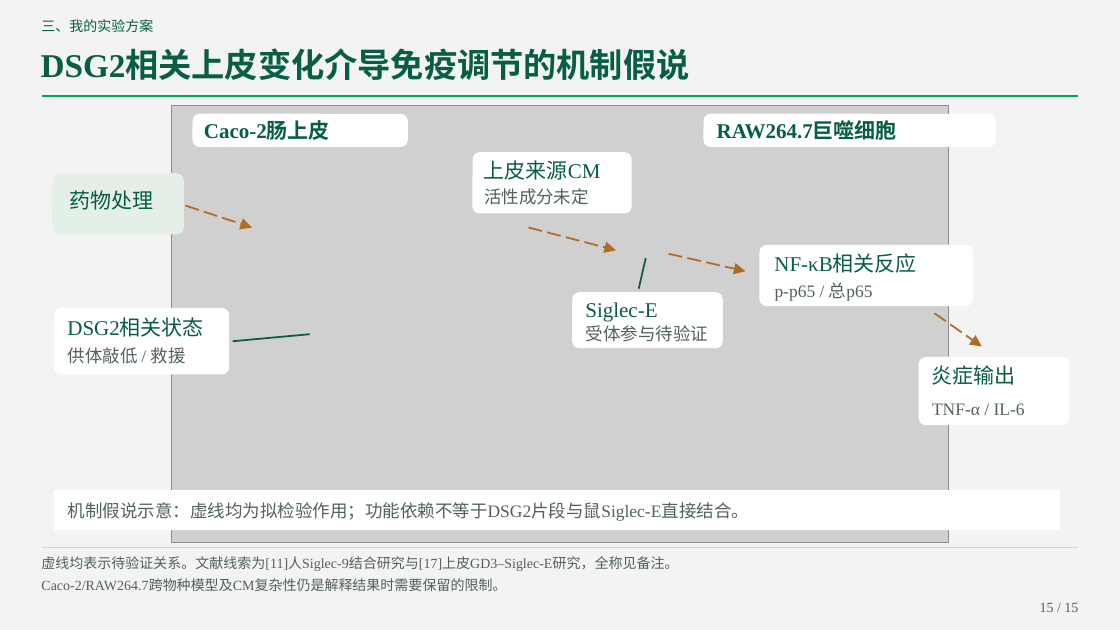
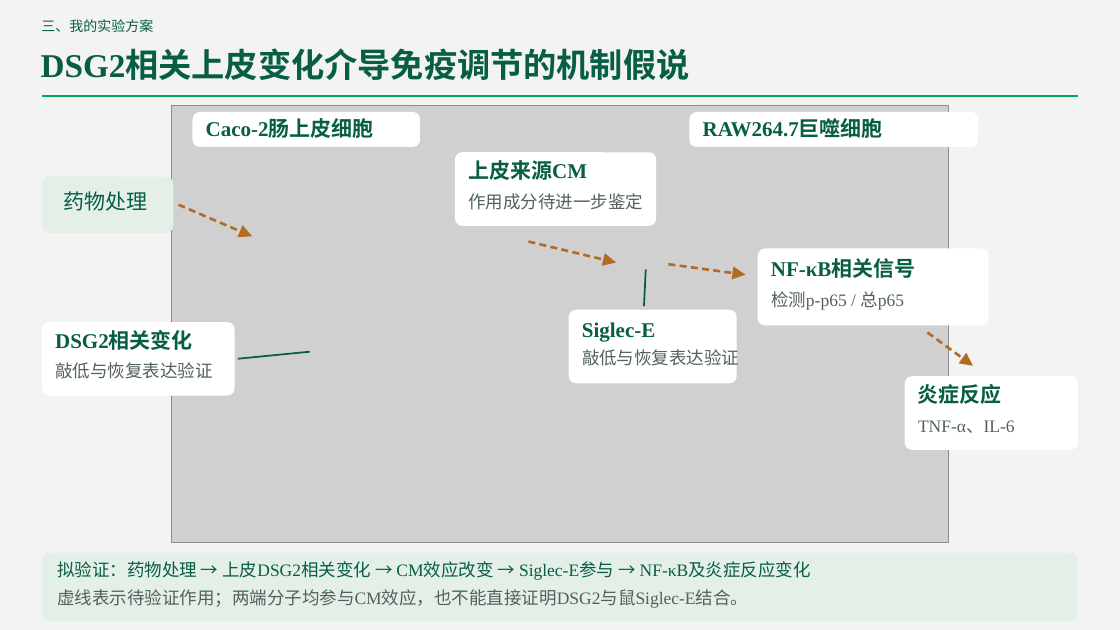
Before and after one commit to lizizhizhi-ai/111111, a slide deck: slide 15 of DSG2_Siglec_journal.pptx. Drawn at 1120x630 pixels with LibreOffice and Linux fonts; fonts in the diff are those of the drawing; grey boxes stand for pictures. Boxes give left, top, right and bottom in pixels: in the first picture for what was removed or moved away, otherwise in the second. Text is boxed around its words. In the diff, an @@ line names an element or a change of style, - is before the commit and + after.

```diff
--- a/DSG2_Siglec_journal.pptx
+++ b/DSG2_Siglec_journal.pptx
@@ rounded rectangle resized from (x1=192, y1=113, x2=408, y2=147) to (x1=192, y1=112, x2=420, y2=147) @@
@@ 2 texts, 1 rounded rectangle moved together from (x1=484, y1=113, x2=996, y2=180) to (x1=468, y1=112, x2=979, y2=180) @@
@@ text at (x1=206, y1=120, x2=374, y2=138): text changed @@
-Caco-2肠上皮
+Caco-2肠上皮细胞
@@ rounded rectangle resized from (x1=52, y1=173, x2=183, y2=234) to (x1=42, y1=176, x2=173, y2=233) @@
@@ rounded rectangle resized from (x1=472, y1=152, x2=632, y2=213) to (x1=455, y1=152, x2=657, y2=226) @@
@@ text "上皮来源CM" at (x1=468, y1=160, x2=587, y2=180): bold on @@
@@ text "药物处理" moved from (x1=69, y1=190, x2=153, y2=210) to (x1=64, y1=191, x2=148, y2=211) @@
@@ text at (x1=468, y1=193, x2=643, y2=210): text changed @@
-活性成分未定
+作用成分待进一步鉴定
@@ rounded rectangle resized from (x1=760, y1=245, x2=973, y2=307) to (x1=758, y1=249, x2=989, y2=326) @@
@@ text at (x1=771, y1=260, x2=916, y2=278): text changed; bold on @@
-NF-κB相关反应
+NF-κB相关信号
@@ freeform shape resized from (x1=639, y1=258, x2=645, y2=288) to (x1=644, y1=270, x2=646, y2=307) @@
@@ text at (x1=771, y1=291, x2=904, y2=310): text changed @@
-p-p65 / 总p65
+检测p-p65 / 总p65
@@ rounded rectangle resized from (x1=55, y1=308, x2=229, y2=375) to (x1=42, y1=322, x2=234, y2=396) @@
@@ proportions changed in 8 elements at (x1=42, y1=176, x2=173, y2=233), (x1=192, y1=112, x2=420, y2=147), (x1=690, y1=112, x2=979, y2=147), (x1=758, y1=249, x2=989, y2=326), (x1=42, y1=322, x2=234, y2=396), (x1=455, y1=152, x2=657, y2=226), (x1=905, y1=376, x2=1078, y2=450), (x1=569, y1=310, x2=737, y2=384) @@
@@ rounded rectangle resized from (x1=572, y1=292, x2=723, y2=349) to (x1=569, y1=310, x2=737, y2=384) @@
@@ text "Siglec-E" at (x1=582, y1=322, x2=655, y2=341): bold on @@
@@ text "Siglec-E" moved from (x1=585, y1=302, x2=657, y2=321) to (x1=582, y1=322, x2=655, y2=341) @@
@@ freeform shape resized from (x1=233, y1=334, x2=310, y2=341) to (x1=238, y1=352, x2=309, y2=359) @@
@@ text at (x1=582, y1=347, x2=739, y2=370): text changed @@
-受体参与待验证
+敲低与恢复表达验证
@@ rounded rectangle resized from (x1=919, y1=357, x2=1070, y2=425) to (x1=905, y1=376, x2=1078, y2=450) @@
@@ text at (x1=918, y1=384, x2=1002, y2=404): text changed; bold on @@
-炎症输出
+炎症反应
@@ text at (x1=918, y1=420, x2=1015, y2=433): text changed @@
-TNF-α / IL-6
+TNF-α、IL-6
@@ group removed at (x1=55, y1=206, x2=1061, y2=530): 4 arrows, 3 texts, 1 rectangle @@
-DSG2相关状态
-供体敲低 / 救援
-机制假说示意：虚线均为拟检验作用；功能依赖不等于DSG2片段与鼠Siglec-E直接结合。
@@ group added at (x1=42, y1=205, x2=1078, y2=621): 4 freeform shapes, 4 texts, 1 rounded rectangle @@
+DSG2相关变化
+敲低与恢复表达验证
+拟验证：药物处理 → 上皮DSG2相关变化 → CM效应改变 → Siglec-E参与 → NF-κB及炎症反应变化
+虚线表示待验证作用；两端分子均参与CM效应，也不能直接证明DSG2与鼠Siglec-E结合。
@@ group removed at (x1=41, y1=548, x2=1078, y2=612): 3 texts, 1 freeform shape @@
-虚线均表示待验证关系。文献线索为[11]人Siglec-9结合研究与[17]上皮GD3–Siglec-E研究，全称见备注。
-Caco-2/RAW264.7跨物种模型及CM复杂性仍是解释结果时需要保留的限制。
-15 / 15
```
Also in this commit, not shown: 14 other slides changed, 1 slide added, 3 other files.
